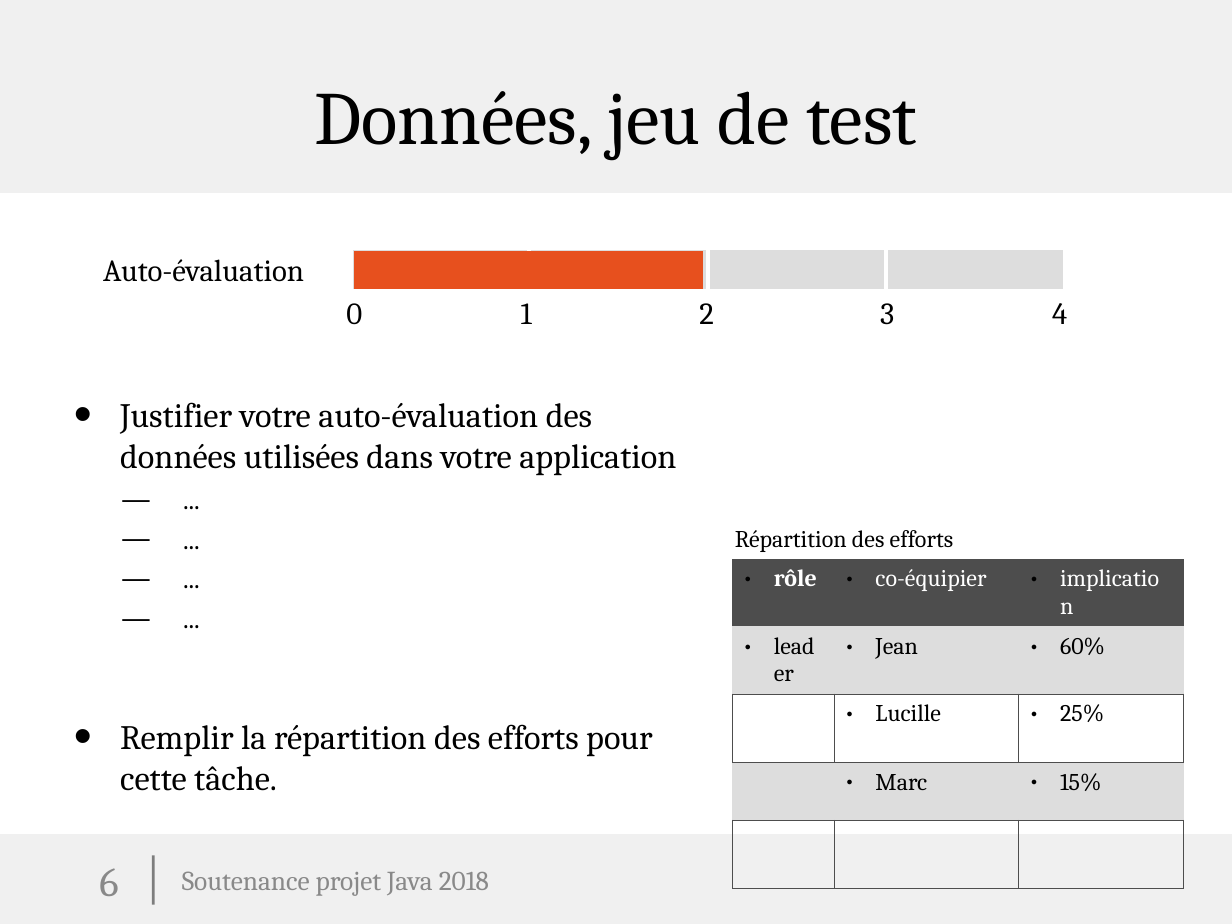
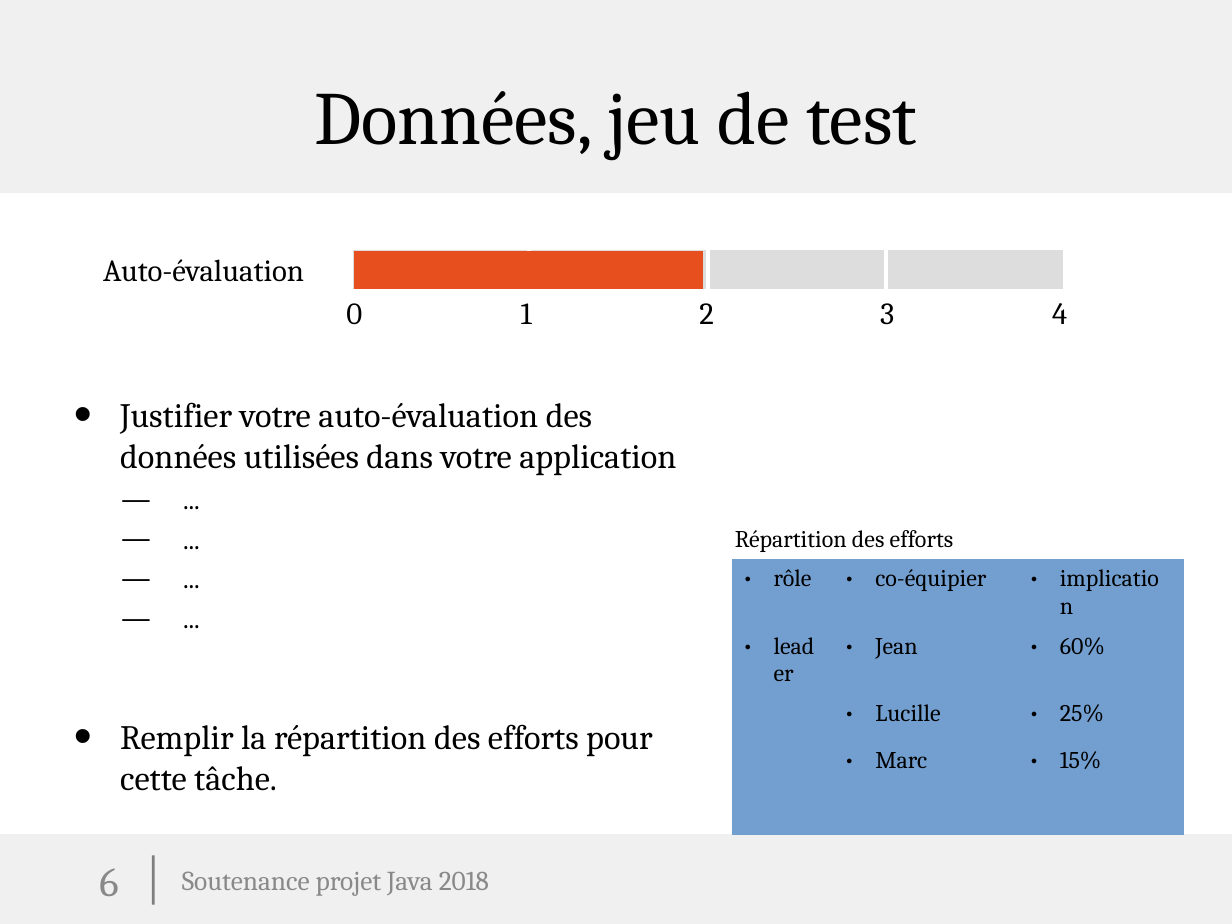
Before and after one commit to TheOneDarkling/Banque_d-image, a slide deck: slide 6 of 2018_Soutenance_Projet_Java.odp. Drawn at 1232x924 pixels with LibreOffice and Linux fonts; fonts in the diff are those of the drawing; background and template pictures are left out. Boxes give left, top, right and bottom in pixels: in the first picture for what was removed or moved away, otherwise in the second. Text is boxed around its words. In the diff, an @@ line names an element or a change of style, - is before the commit and + after.

```diff
--- a/2018_Soutenance_Projet_Java.odp
+++ b/2018_Soutenance_Projet_Java.odp
@@ table at [732,559,1184,797] @@
@@ fill #4D4D4D to #729FCF in row 1 @@
@@ fill #DDDDDD to #729FCF in 6 cells @@
@@ fill none to #729FCF in 6 cells @@
@@ text colour #FFFFFF to #000000 in "rôle", "co-équipier", "implication" @@
@@ bold off in "rôle" @@
@@ borders changed @@
```
Also in this commit, not shown: 5 other slides changed, 4 other files.
